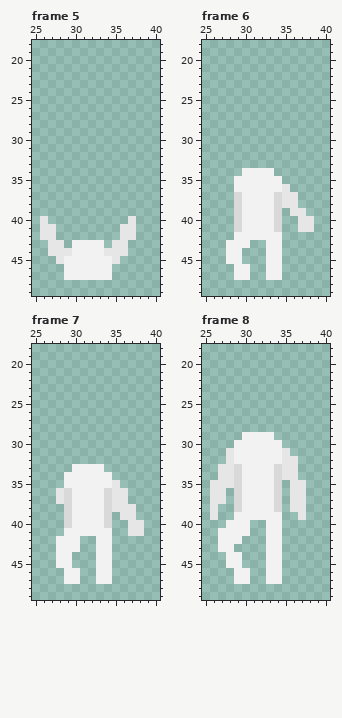
One commit to this pixel-art file: Assets/Art/Characters/Player/Roll/Player_Roll_Up.aseprite. The picture above is the old version.
64x64 pixels, 8 frames. Shown: frame 5: x 25..40, y 18..49; frame 6: x 25..40, y 18..49; frame 7: x 25..40, y 18..49; frame 8: x 25..40, y 18..49. The commit also changed other frames, which this record leaves out.
The same view after the edit:
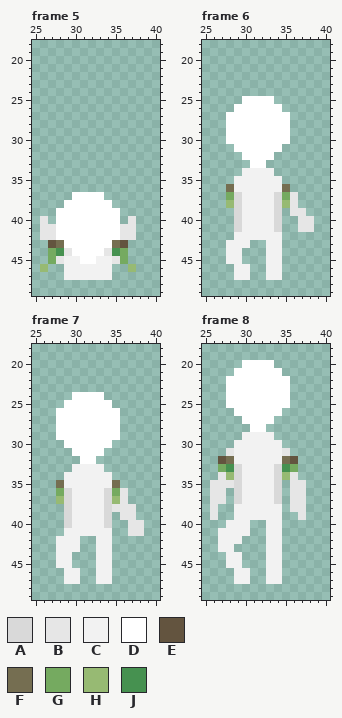
Palette (. is transparent): A #d9d9d9  B #e6e6e6  C #f2f2f2  D #ffffff  E #63543f  F #756e51  G #75aa60  H #97ba73  J #469150
The commit says: Roll Animations Completed
Edits made:
layer "Skin/Head" now shown
layer "Chest/Leaf" now shown
Frame 5, layers "Chest/Leaf", "Skin/Head":
There is now colour D in row 37 at x 30 to 33; in row 38 at x 29 to 34; in rows 39 to 42 at x 28 to 35; in row 43 at x 29 and 34.
The edit turns colour C into colour D in rows 43 to 44 at x 30 to 33; in row 45 at x 31 to 32.
The edit turns colour B into colour E in row 43 at x 27 and 36.
The edit turns colour B into colour F in row 43 at x 28 and 35.
There is now colour G in row 45 at x 27 and 36.
The edit turns colour B into colour G in row 44 at x 27 and 36.
There is now colour H in row 46 at x 26 and 37.
The edit turns colour B into colour J in row 44 at x 28 and 35.
Frame 6, layers "Chest/Leaf", "Skin/Head":
There is now colour D in row 25 at x 30 to 33; in row 26 at x 29 to 34; in rows 27 to 30 at x 28 to 35; in row 31 at x 29 to 34; in row 32 at x 30 to 33; in row 33 at x 31 to 32.
There is now colour F in row 36 at x 28.
The edit turns colour B into colour F in row 36 at x 35.
There is now colour G in row 37 at x 28.
The edit turns colour B into colour G in row 37 at x 35.
There is now colour H in row 38 at x 28.
The edit turns colour B into colour H in row 38 at x 35.
Frame 7, layers "Chest/Leaf", "Skin/Head":
There is now colour D in row 24 at x 30 to 33; in row 25 at x 29 to 34; in rows 26 to 29 at x 28 to 35; in row 30 at x 29 to 34; in row 31 at x 30 to 33; in row 32 at x 31 to 32.
There is now colour F in row 35 at x 28.
The edit turns colour B into colour F in row 35 at x 35.
The edit turns colour B into colour G in row 36 at x 28 and 35.
The edit turns colour B into colour H in row 37 at x 28 and 35.
Frame 8, layers "Chest/Leaf", "Skin/Head", "Skin/Chest":
The edit turns colour A into colour C in row 38 at x 29 and 34.
There is now colour D in row 20 at x 30 to 33; in row 21 at x 29 to 34; in rows 22 to 25 at x 28 to 35; in row 26 at x 29 to 34; in row 27 at x 30 to 33; in row 28 at x 31 to 32.
There is now colour E in row 32 at x 27.
The edit turns colour B into colour E in row 32 at x 36.
The edit turns colour B into colour F in row 32 at x 28 and 35.
The edit turns colour B into colour G in row 33 at x 27 and 36.
The edit turns colour B into colour H in row 34 at x 28 and 35.
The edit turns colour B into colour J in row 33 at x 28 and 35.
Boxes around the changes in both pictures, in picture pixels (x1, y1, x2, y2):
changed: (40, 192, 136, 272)
changed: (226, 96, 290, 208)
changed: (56, 392, 120, 504)
changed: (218, 360, 298, 512)
